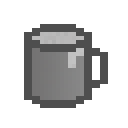
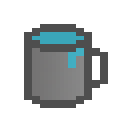
Before/after of a 128x128 layered artwork. What changed in the layer stack:
renamed "Layer 28" to "water", opacity 100% → 50%, painted on it over [32, 32, 84, 68]
renamed "Layer 30" to "milk", hid it over [32, 32, 84, 68]
